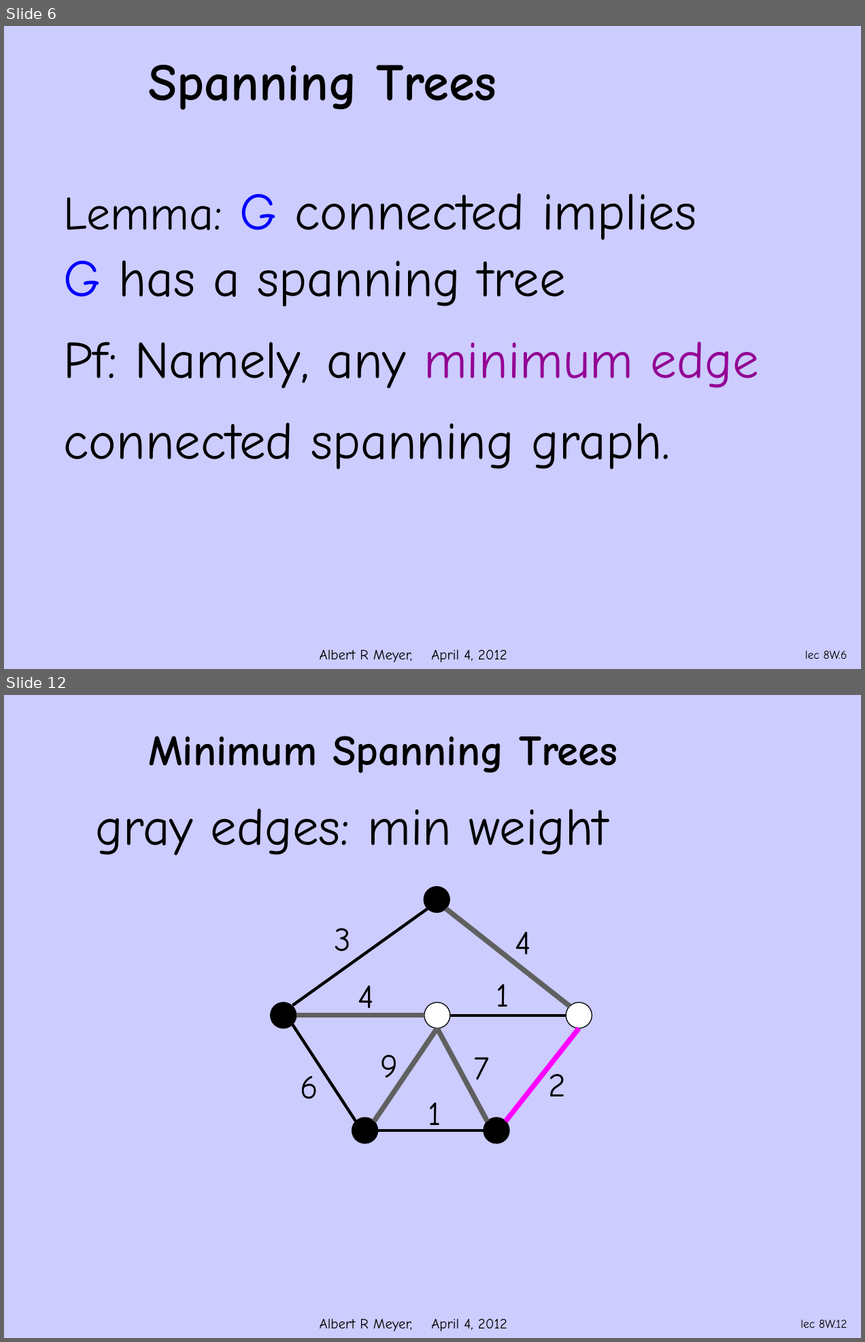
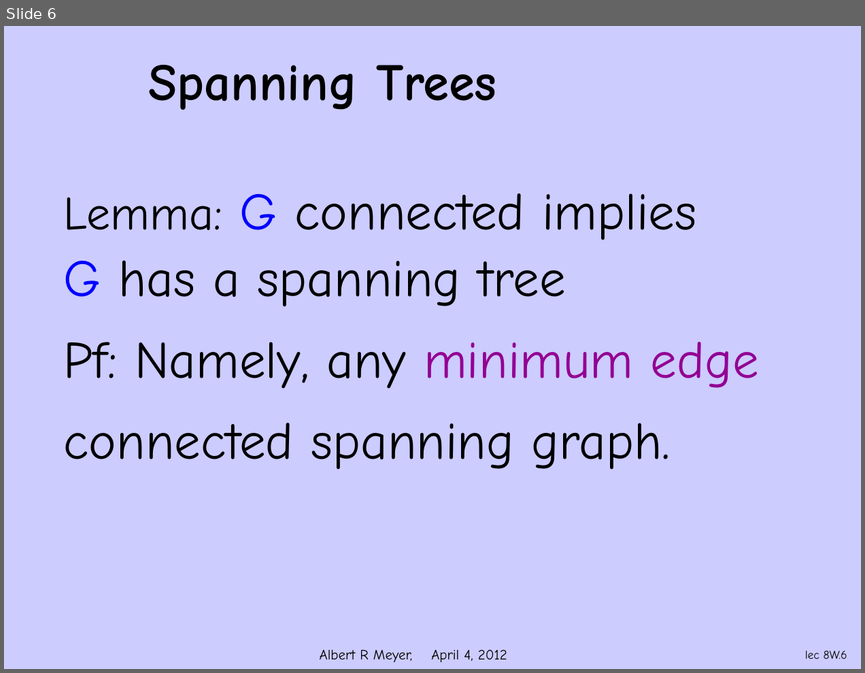
Before and after one commit to armeyer/mcs_web, a slide deck: spring12/slidesS12/trees-spanning.pptx. Shown one above the other, each under a label of ours: slides 6 and 12 before the commit, slide 6 after it; the slides between them are not shown. The pictures are 865x1342 and 865x673 pixels, drawn with LibreOffice and Linux fonts; fonts in the diff are those of the drawing; background and template pictures are left out. Boxes give left, top, right and bottom in pixels: in the first picture for what was removed or moved away, otherwise in the second. Text is boxed around its words. In the diff, an @@ line names an element or a change of style, - is before the commit and + after.

Commit message:
split trees-spanning.pptx at trees-minimum.pptx

```diff
--- a/spring12/slidesS12/trees-spanning.pptx
+++ b/spring12/slidesS12/trees-spanning.pptx
@@ slide 12 removed at [4, 695, 861, 1338], background #CCCCFF; not listed: 1 template element that a slide beside it also shows @@
@@ title removed at [148, 736, 617, 773] @@
-Minimum Spanning Trees
@@ text removed at [95, 809, 609, 855] @@
-gray edges: min weight
@@ ellipse removed at [424, 886, 449, 912] @@
@@ line removed from (427, 909) to (293, 1005) @@
@@ line removed from (446, 909) to (570, 1006) @@
@@ text removed at [334, 928, 351, 951] @@
-3
@@ text removed at [515, 932, 532, 964] @@
-4
@@ text removed at [358, 985, 375, 1017] @@
-4
@@ text removed at [496, 984, 509, 1017] @@
-1
@@ ellipse removed at [271, 1002, 296, 1028] @@
@@ line removed from (296, 1015) to (424, 1015) @@
@@ ellipse removed at [424, 1002, 449, 1028] @@
@@ line removed from (450, 1015) to (566, 1015) @@
@@ ellipse removed at [566, 1002, 592, 1028] @@
@@ line removed from (356, 1121) to (293, 1024) @@
@@ line removed from (436, 1028) to (374, 1121) @@
@@ line removed from (487, 1121) to (436, 1028) @@
@@ line removed from (505, 1121) to (579, 1028) @@
@@ text removed at [380, 1055, 398, 1088] @@
-9
@@ text removed at [473, 1057, 489, 1079] @@
-7
@@ text removed at [300, 1076, 318, 1099] @@
-6
@@ text removed at [549, 1068, 566, 1096] @@
-2
@@ text removed at [428, 1102, 441, 1132] @@
-1
@@ ellipse removed at [352, 1117, 377, 1143] @@
@@ ellipse removed at [483, 1117, 509, 1143] @@
@@ line removed from (377, 1130) to (483, 1130) @@
@@ page number removed at [800, 1319, 847, 1327] @@
-lec 8W.12
```
Also in this commit, not shown: 1 slide changed, 10 other slides removed, 1 other file.
